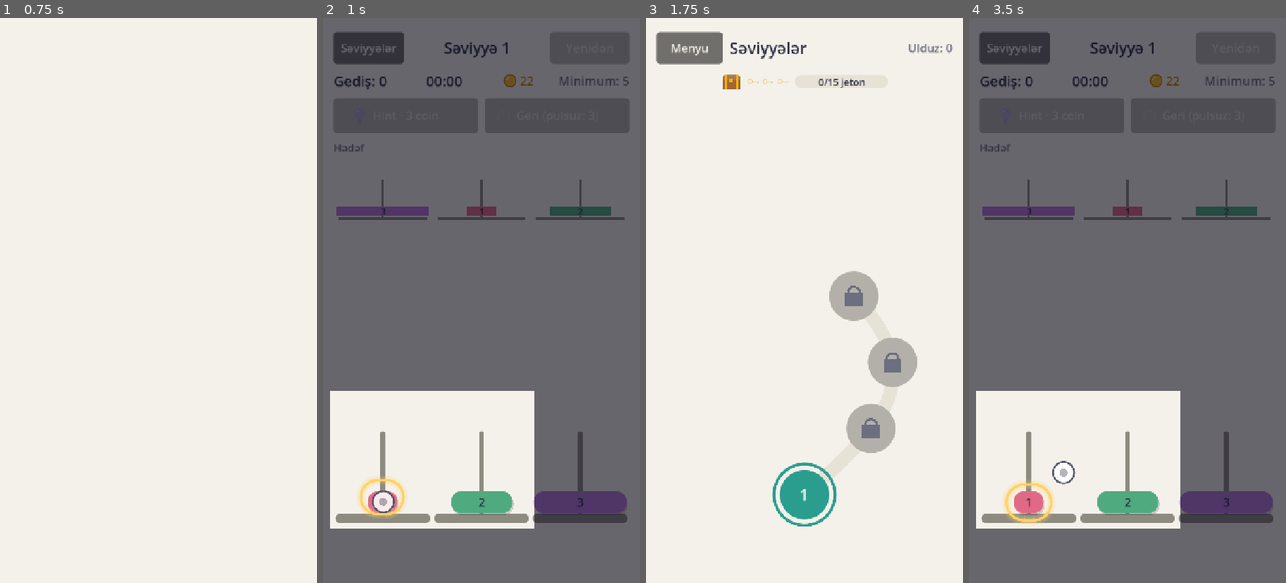
Above: before the commit, frames 1-4 (left to right).
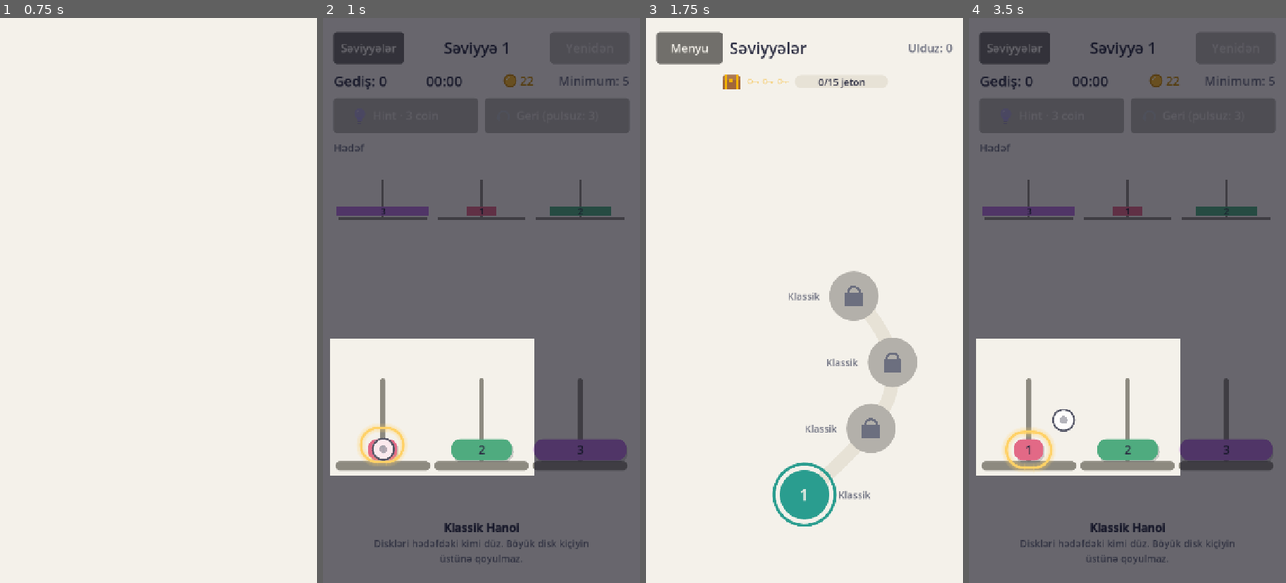
Above: after the commit, the same moments.

Repository: AtillaTegin/mindshift
Game: Godot game, scene res://scenes/main_menu.tscn
Same seed, same stepped clock (60 frames per second), same inputs: the game is played once before the commit and once after it.
Inputs:
- Up to frame 1 (0.75 s): click "Oyna" at 0.5 s
- Up to frame 2 (1 s): no input
- Up to frame 3 (1.75 s): click "Səviyyələr" at 1.25 s
- Up to frame 4 (3.5 s): click "Menyu" at 2 s; click "Oyna" at 2.75 s

Frame 1 is identical in both runs. In frame 2, 18% of the frame differs, in the area x 2-96%, y 56-97%; in frame 3, 0.3%; in frame 4, 19%.

Commit message:
Mode labels on the map and a rule panel under the board
Mode labels specification v1 (user answers: "· Ekspert" only on expert-tier
island stops, texts matched to the built rules, the balance shows its
tolerance):
- ModeTexts: one register, Level.lesson() -> label, name and rule keys in
  az.po (linked pegs already listed). RuleSet.RULE_IDS names every rule; a
  test fails when a level or a rule has no entry.
- PathMap: every stop carries its mode's short label beside it, on the side
  toward the middle, clear of stops, the road and the island marker.
- GameBoard: the mode's name (bold) and rule under the status line; the
  great exchange's and the balance's goal words moved there.
- Texts that differ from the document: classic ("hədəfdəki kimi"), Nine
  Rings (anything after disk 1), trail (its last two pegs).

Diff:
--- a/core/rule_set.gd
+++ b/core/rule_set.gd
@@ -61,6 +61,12 @@
 	return RuleSet.new(rules)
 
 
+## Every id create_rule() knows (a test keeps the two in step, and checks that
+## each mode has its texts in ModeTexts).
+const RULE_IDS: Array[String] = ["classic_hanoi", "alternation", "adjacent_pegs", "color_swap", "peg_capacity",
+		"foundation", "balance", "cyclic", "stripes", "chain", "mirror", "trail", "magnet"]
+
+
 ## Rule registry: a fresh rule for a level JSON id, or null if the id is unknown.
 static func create_rule(id: String) -> RuleBase:
 	match id:
--- a/scenes/game_board.tscn
+++ b/scenes/game_board.tscn
@@ -186,3 +186,25 @@
 horizontal_alignment = 1
 vertical_alignment = 1
 autowrap_mode = 3
+
+[node name="RulePanel" type="VBoxContainer" parent="Margin/Layout"]
+unique_name_in_owner = true
+layout_mode = 2
+size_flags_horizontal = 4
+theme_override_constants/separation = 2
+
+[node name="RuleName" type="Label" parent="Margin/Layout/RulePanel"]
+unique_name_in_owner = true
+custom_minimum_size = Vector2(540, 0)
+layout_mode = 2
+theme_override_font_sizes/font_size = 26
+horizontal_alignment = 1
+
+[node name="RuleText" type="Label" parent="Margin/Layout/RulePanel"]
+unique_name_in_owner = true
+custom_minimum_size = Vector2(540, 0)
+layout_mode = 2
+theme_type_variation = &"SecondaryLabel"
+theme_override_font_sizes/font_size = 22
+horizontal_alignment = 1
+autowrap_mode = 3
--- a/scripts/board_dress.gd
+++ b/scripts/board_dress.gd
@@ -91,17 +91,13 @@
 			CyclicRule.ID, StripesRule.ID, ChainRule.ID, MirrorRule.ID, TrailRule.ID, MagnetRule.ID]
 
 
-## The words that explain the goal before the first move (translated), or ""
-## when the preview says it all.
+## A note in the status line before the first move (translated), or "": the
+## foundation's keys in place. The mode's name and rule stand in the rule
+## panel below (ModeTexts).
 static func goal_text(level: Level) -> String:
-	match level.mechanic():
-		Difficulty.COLOR_SWAP:
-			return Languages.text("COLOR_SWAP_MIXED_GOAL" if level.lesson() == Level.COLOR_SWAP_MIXED else "COLOR_SWAP_GOAL")
-		BalanceRule.ID:
-			return Languages.text("BALANCE_LIMIT") % (_rule(level, BalanceRule.ID) as BalanceRule).tolerance
-		FoundationRule.ID:
-			var rule: FoundationRule = _rule(level, FoundationRule.ID) as FoundationRule
-			return Languages.text("FOUNDATION_PROGRESS") % [rule.keys_in_place(level.start), rule.keys.size()]
+	if level.mechanic() == FoundationRule.ID:
+		var rule: FoundationRule = _rule(level, FoundationRule.ID) as FoundationRule
+		return Languages.text("FOUNDATION_PROGRESS") % [rule.keys_in_place(level.start), rule.keys.size()]
 	return ""
 
 
--- a/scripts/game_board_controller.gd
+++ b/scripts/game_board_controller.gd
@@ -93,6 +93,10 @@
 @onready var _time_label: Label = %TimeLabel
 @onready var _min_label: Label = %MinLabel
 @onready var _status_label: Label = %StatusLabel
+## The mode's name (bold) and one-sentence rule under the board (mode labels
+## specification v1, section 2; texts from ModeTexts).
+@onready var _rule_name: Label = %RuleName
+@onready var _rule_text: Label = %RuleText
 @onready var _goal_preview: BoardPreview = %GoalPreview
 @onready var _board: Control = %Board
 @onready var _peg_layer: Control = %PegLayer
@@ -131,6 +135,10 @@
 	tutorial.enabled = tutorials_enabled
 	tutorial.setup(self, coaching, save_system)
 	add_child(tutorial)
+	var bold: FontVariation = FontVariation.new()
+	bold.base_font = _rule_name.get_theme_default_font()
+	bold.variation_embolden = 0.8
+	_rule_name.add_theme_font_override("font", bold)
 	_hint_button.pressed.connect(request_hint)
 	_undo_button.pressed.connect(request_undo)
 	_restart_button.pressed.connect(restart)
@@ -209,6 +217,8 @@
 	_goal_preview.position_state = level.goal
 	_level_label.text = LevelCatalog.level_title(level)
 	_min_label.text = tr("BOARD_MINIMUM") % level.min_moves
+	_rule_name.text = ModeTexts.name_of(level)
+	_rule_text.text = ModeTexts.rule_of(level)
 	_show_goal_words()
 	_refresh(false)
 	level_started.emit()
@@ -231,9 +241,9 @@
 	position_changed.emit()
 
 
-## A goal the preview alone does not tell is said in words before the first
-## move, on every attempt (BoardDress.goal_text; e.g. a great exchange is a
-## swap or a sorting of the two colours, not one tower). The caller refreshes.
+## A note before the first move, on every attempt (BoardDress.goal_text, e.g.
+## the foundation's keys in place); the mode's rule itself stands in the rule
+## panel. The caller refreshes.
 func _show_goal_words() -> void:
 	var words: String = BoardDress.goal_text(session.level)
 	if words.is_empty():
--- /dev/null
+++ b/scripts/mode_texts.gd
@@ -0,0 +1,67 @@
+class_name ModeTexts
+extends RefCounted
+## The one register of every mode ("rejim") the player meets (mode labels
+## specification v1, section 4): Level.lesson() -> the translation keys of its
+## short label on the level map, its name and its one-sentence rule under the
+## board. The level map and the board's rule panel read only this, and the
+## texts live in locale/az.po. Modes that are not built yet (linked pegs)
+## already have theirs. A test makes sure every mode the levels and the rule
+## registry can produce is listed here, so a new mode cannot be forgotten.
+
+## Level.lesson() -> [label key, name key, rule key] in az.po.
+const MODES: Dictionary = {
+	"classic": ["MODE_CLASSIC_LABEL", "MODE_CLASSIC_NAME", "MODE_CLASSIC_RULE"],
+	"covered_pegs": ["MODE_KARAKURI_LABEL", "MODE_KARAKURI_NAME", "MODE_KARAKURI_RULE"],
+	"alternation": ["MODE_NINE_RINGS_LABEL", "MODE_NINE_RINGS_NAME", "MODE_NINE_RINGS_RULE"],
+	"adjacent_pegs": ["MODE_CARAVAN_LABEL", "MODE_CARAVAN_NAME", "MODE_CARAVAN_RULE"],
+	"linked_pegs": ["MODE_LINKED_LABEL", "MODE_LINKED_NAME", "MODE_LINKED_RULE"],
+	"color_swap": ["MODE_SWAP_LABEL", "MODE_SWAP_NAME", "MODE_SWAP_RULE"],
+	"color_swap_mixed": ["MODE_SWAP_MIXED_LABEL", "MODE_SWAP_MIXED_NAME", "MODE_SWAP_MIXED_RULE"],
+	"peg_capacity": ["MODE_CAPACITY_LABEL", "MODE_CAPACITY_NAME", "MODE_CAPACITY_RULE"],
+	"foundation": ["MODE_FOUNDATION_LABEL", "MODE_FOUNDATION_NAME", "MODE_FOUNDATION_RULE"],
+	"stripes": ["MODE_STRIPES_LABEL", "MODE_STRIPES_NAME", "MODE_STRIPES_RULE"],
+	"balance": ["MODE_BALANCE_LABEL", "MODE_BALANCE_NAME", "MODE_BALANCE_RULE"],
+	"chain": ["MODE_CHAIN_LABEL", "MODE_CHAIN_NAME", "MODE_CHAIN_RULE"],
+	"cyclic": ["MODE_CYCLIC_LABEL", "MODE_CYCLIC_NAME", "MODE_CYCLIC_RULE"],
+	"mirror": ["MODE_MIRROR_LABEL", "MODE_MIRROR_NAME", "MODE_MIRROR_RULE"],
+	"trail": ["MODE_TRAIL_LABEL", "MODE_TRAIL_NAME", "MODE_TRAIL_RULE"],
+	"magnet": ["MODE_MAGNET_LABEL", "MODE_MAGNET_NAME", "MODE_MAGNET_RULE"],
+}
+
+
+static func has(lesson: String) -> bool:
+	return MODES.has(lesson)
+
+
+## The translation keys of `lesson`'s label, name and rule.
+static func label_key(lesson: String) -> String:
+	return MODES[lesson][0]
+
+
+static func name_key(lesson: String) -> String:
+	return MODES[lesson][1]
+
+
+static func rule_key(lesson: String) -> String:
+	return MODES[lesson][2]
+
+
+## The short label on the level map (translated).
+static func label(lesson: String) -> String:
+	return Languages.text(label_key(lesson))
+
+
+## The mode's name (translated), the first line of the rule panel.
+static func name_of(level: Level) -> String:
+	return Languages.text(name_key(level.lesson()))
+
+
+## The mode's rule for `level` (translated), the second line of the rule
+## panel; the balance names its level's tolerance.
+static func rule_of(level: Level) -> String:
+	var text: String = Languages.text(rule_key(level.lesson()))
+	if level.mechanic() == BalanceRule.ID:
+		for rule: RuleBase in level.get_rule_set().active_rules:
+			if rule is BalanceRule:
+				return text % (rule as BalanceRule).tolerance
+	return text
--- a/scripts/path_map.gd
+++ b/scripts/path_map.gd
@@ -5,6 +5,9 @@
 ## It shows every level up to the furthest one reached plus LOCKED_AHEAD locked
 ## stops; the rest of the road stays out of sight. On the main road the island
 ## (the side branch) appears as a marker beside the stop that opened it.
+## Every stop carries its mode's short label beside it (mode labels
+## specification v1, section 1: ModeTexts), on the island with "· Ekspert" for
+## an expert level (user decision 2026-10-15: only those).
 ## Lives inside a vertical ScrollContainer; its height grows with the road.
 
 signal level_pressed(track: String, position: int)
@@ -21,10 +24,17 @@
 ## Free space below the first and above the last stop.
 const END_SPACE: float = 120.0
 const ISLAND_SIZE: Vector2 = Vector2(190, 96)
+## A stop's mode label: its font size and its gap from the stop (clear of the
+## current stop's ring).
+const LABEL_FONT_SIZE: int = 22
+const LABEL_GAP: float = STOP_SIZE * 0.62 + 8.0
+const LABEL_MARGIN: float = 4.0
 
 var track: String = LevelCatalog.MAIN
 
 var _cells: Array[LevelCell] = []
+## The mode label of each shown stop.
+var _labels: Array[Label] = []
 var _island: Button
 ## Next level to play on this track (0: none) and the last completed stop in a row from 1.
 var _current: int = 0
@@ -38,6 +48,7 @@
 		remove_child(child)
 		child.queue_free()
 	_cells.clear()
+	_labels.clear()
 	_island = null
 	var length: int = LevelCatalog.track_length(track)
 	var furthest: int = 0
@@ -65,6 +76,13 @@
 		cell.pressed.connect(func() -> void: level_pressed.emit(track, position))
 		add_child(cell)
 		_cells.append(cell)
+		var label: Label = Label.new()
+		label.text = stop_label(track, position)
+		label.theme_type_variation = &"SecondaryLabel"
+		label.add_theme_font_size_override("font_size", LABEL_FONT_SIZE)
+		label.mouse_filter = Control.MOUSE_FILTER_IGNORE
+		add_child(label)
+		_labels.append(label)
 	if track == LevelCatalog.MAIN and LevelCatalog.is_branch_open(save) and LevelCatalog.branch_after() <= shown:
 		_island = PolishedButton.new()
 		_island.text = "MAP_ISLAND"
@@ -82,6 +100,20 @@
 	return _cells.size()
 
 
+## The mode label of the stop at `position` on `p_track`: its mode's short
+## name, plus "· Ekspert" for an expert level on the island.
+static func stop_label(p_track: String, position: int) -> String:
+	var text: String = ModeTexts.label(LevelCatalog.lesson_at(p_track, position))
+	if p_track == LevelCatalog.BRANCH and Difficulty.tier_of_id(LevelCatalog.level_id_at(p_track, position)) == "expert":
+		text += " " + Languages.text("MAP_EXPERT_SUFFIX")
+	return text
+
+
+## The label beside the stop of `position` (1-based), or null if not shown.
+func get_label(position: int) -> Label:
+	return _labels[position - 1] if position >= 1 and position <= _labels.size() else null
+
+
 ## The stop of `position` (1-based), or null if it is not shown.
 func get_cell(position: int) -> LevelCell:
 	return _cells[position - 1] if position >= 1 and position <= _cells.size() else null
@@ -115,6 +147,32 @@
 		_cells[i].position = stop_center(i + 1) - _cells[i].size * 0.5
 	if _island != null:
 		_island.position = _island_center() - ISLAND_SIZE * 0.5
+	for i: int in _labels.size():
+		_labels[i].size = _labels[i].get_combined_minimum_size()
+		_labels[i].position = _label_position(i + 1, _labels[i].size)
+
+
+## Where the label of stop `position` goes: level with the stop, on the side
+## toward the middle of the map (the road leaves the stop up and down, so that
+## side is free at the stop's height), alternating for a stop in the middle,
+## on the far side of the island marker; on the other side if it does not
+## fit, under the stop if neither does.
+func _label_position(position: int, label_size: Vector2) -> Vector2:
+	var center: Vector2 = stop_center(position)
+	var middle: float = size.x * 0.5
+	var right_side: bool = center.x < middle - 1.0 or (absf(center.x - middle) <= 1.0 and position % 2 == 1)
+	if _island != null and position == LevelCatalog.branch_after():
+		right_side = _island_center().x < center.x
+	var top: float = center.y - label_size.y * 0.5
+	var right: Vector2 = Vector2(center.x + LABEL_GAP, top)
+	var left: Vector2 = Vector2(center.x - LABEL_GAP - label_size.x, top)
+	var fits_right: bool = right.x + label_size.x <= size.x - LABEL_MARGIN
+	var fits_left: bool = left.x >= LABEL_MARGIN
+	if (right_side and fits_right) or (fits_right and not fits_left):
+		return right
+	if fits_left:
+		return left
+	return Vector2(center.x - label_size.x * 0.5, center.y + STOP_SIZE * 0.5 + LABEL_MARGIN)
 
 
 ## Beside the stop that opens the island, on the side the road swings away from.
--- a/tests/test_color_swap.gd
+++ b/tests/test_color_swap.gd
@@ -186,9 +186,10 @@
 	assert_eq(board.get_board_skin().skin, "caravan")
 	var preview: BoardPreview = board.get_node("%GoalPreview")
 	assert_eq(preview.disk_palette.size(), level.get_disk_count(), "the goal shows the same disks")
-	var status: Label = board.get_node("%StatusLabel")
-	assert_eq(status.text, tr("COLOR_SWAP_MIXED_GOAL" if level.lesson() == Level.COLOR_SWAP_MIXED else "COLOR_SWAP_GOAL"))
-	assert_eq(status.theme_type_variation, &"SecondaryLabel", "a calm explanation")
+	# The goal is told by the rule panel under the board (mode labels v1).
+	var mixed: bool = level.lesson() == Level.COLOR_SWAP_MIXED
+	assert_eq((board.get_node("%RuleName") as Label).text, tr("MODE_SWAP_MIXED_NAME" if mixed else "MODE_SWAP_NAME"))
+	assert_eq((board.get_node("%RuleText") as Label).text, tr("MODE_SWAP_MIXED_RULE" if mixed else "MODE_SWAP_RULE"))
 	for move: Move in level.solution_path:
 		board.on_peg_pressed(move.from_peg)
 		board.on_peg_pressed(move.to_peg)
--- /dev/null
+++ b/tests/test_mode_texts.gd
@@ -0,0 +1,123 @@
+extends "res://tests/test_case.gd"
+## Mode labels specification v1 (2026-10-15): every mode has a short label
+## beside its stops on the level map and a name and rule under the board, all
+## from one register (ModeTexts). A mode the levels or the rule registry can
+## produce without an entry there fails here, so none is ever forgotten.
+
+const SAVE_PATH: String = "res://.test_saves/test_mode_texts_save.json"
+const MAIN: String = LevelCatalog.MAIN
+const BRANCH: String = LevelCatalog.BRANCH
+const SELECT_SCENE: PackedScene = preload("res://scenes/level_select.tscn")
+## The rule panel's width and font sizes (scenes/game_board.tscn).
+const PANEL_WIDTH: float = 540.0
+const NAME_FONT_SIZE: int = 26
+const RULE_FONT_SIZE: int = 22
+
+var _nodes: Array[Node] = []
+
+
+func after_each() -> void:
+	for node: Node in _nodes:
+		node.get_parent().remove_child(node)
+		node.free()
+	_nodes.clear()
+	if FileAccess.file_exists(SAVE_PATH):
+		DirAccess.remove_absolute(SAVE_PATH)
+
+
+func _add(node: Node) -> Node:
+	(Engine.get_main_loop() as SceneTree).root.add_child(node)
+	_nodes.append(node)
+	return node
+
+
+func test_every_mode_in_the_game_is_registered() -> void:
+	# Every level on the path, both tracks.
+	var lessons: Dictionary = {}
+	for track: String in LevelCatalog.TRACKS:
+		for position: int in range(1, LevelCatalog.track_length(track) + 1):
+			lessons[LevelCatalog.lesson_at(track, position)] = true
+	# Every rule the registry can create (the mixed great exchange is a mode of its own).
+	for id: String in RuleSet.RULE_IDS:
+		var rule: RuleBase = RuleSet.create_rule(id)
+		assert_not_null(rule, "%s is in create_rule()" % id)
+		assert_eq(rule.get_id(), id)
+		lessons[Level.CLASSIC if id == ClassicHanoiRule.ID else id] = true
+	lessons[Level.COLOR_SWAP_MIXED] = true
+	assert_null(RuleSet.create_rule("no_such_rule"))
+	for lesson: String in lessons:
+		assert_true(ModeTexts.has(lesson), "%s has its label, name and rule" % lesson)
+
+
+func test_every_register_entry_has_its_three_texts() -> void:
+	for lesson: String in ModeTexts.MODES:
+		for key: String in [ModeTexts.label_key(lesson), ModeTexts.name_key(lesson), ModeTexts.rule_key(lesson)]:
+			assert_ne(Languages.text(key), key, "%s is in az.po" % key)
+
+
+func test_names_take_one_line_and_rules_at_most_two() -> void:
+	var font: Font = ThemeDB.fallback_font
+	for lesson: String in ModeTexts.MODES:
+		var name: String = Languages.text(ModeTexts.name_key(lesson))
+		assert_true(font.get_string_size(name, HORIZONTAL_ALIGNMENT_CENTER, -1, NAME_FONT_SIZE).x <= PANEL_WIDTH,
+				"%s: the name fits one line" % lesson)
+		var rule: String = Languages.text(ModeTexts.rule_key(lesson)).replace("%d", "10")
+		var lines: float = font.get_multiline_string_size(rule, HORIZONTAL_ALIGNMENT_CENTER, PANEL_WIDTH, RULE_FONT_SIZE).y \
+				/ font.get_height(RULE_FONT_SIZE)
+		assert_true(lines <= 2.01, "%s: the rule takes %.1f lines" % [lesson, lines])
+
+
+func test_every_stop_on_the_map_carries_its_mode() -> void:
+	var save: SaveSystem = SaveSystem.new(SAVE_PATH)
+	for position: int in range(1, 91):
+		save.completed_levels[str(LevelCatalog.level_id_at(MAIN, position))] = {"stars": 1, "best_moves": 99, "best_time_seconds": 9}
+	var screen: Control = SELECT_SCENE.instantiate()
+	screen.save_system = save
+	_add(screen)
+	var map: PathMap = screen.get_map()
+	# The phone's map width (headless runs have no real window size).
+	map.size = Vector2(672.0, map.custom_minimum_size.y)
+	var stops: Array[Rect2] = []
+	for position: int in range(1, map.shown_count() + 1):
+		var cell: LevelCell = map.get_cell(position)
+		stops.append(Rect2(cell.position, cell.size))
+	for position: int in range(1, map.shown_count() + 1):
+		var label: Label = map.get_label(position)
+		assert_eq(label.text, ModeTexts.label(LevelCatalog.lesson_at(MAIN, position)), "main %d" % position)
+		var rect: Rect2 = Rect2(label.position, label.size)
+		assert_true(rect.position.x >= 0.0 and rect.end.x <= map.size.x, "main %d: inside the map" % position)
+		for stop: Rect2 in stops:
+			assert_false(rect.intersects(stop), "main %d: clear of every stop" % position)
+	var island: Button = map.get_island_button()
+	if island != null:
+		assert_false(Rect2(map.get_label(LevelCatalog.branch_after()).position, map.get_label(LevelCatalog.branch_after()).size)
+				.intersects(Rect2(island.position, island.size)), "clear of the island marker")
+
+
+func test_island_labels_name_expert_levels_only() -> void:
+	var experts: int = 0
+	for position: int in range(1, LevelCatalog.track_length(BRANCH) + 1):
+		var text: String = PathMap.stop_label(BRANCH, position)
+		var expert: bool = Difficulty.tier_of_id(LevelCatalog.level_id_at(BRANCH, position)) == "expert"
+		assert_eq(text.ends_with(Languages.text("MAP_EXPERT_SUFFIX")), expert, "island %d: %s" % [position, text])
+		experts += 1 if expert else 0
+	assert_true(experts > 0 and experts < LevelCatalog.track_length(BRANCH), "the island mixes expert and other levels")
+	for position: int in range(1, 30):
+		assert_false(PathMap.stop_label(MAIN, position).contains(Languages.text("MAP_EXPERT_SUFFIX")), "never on the main road")
+
+
+func test_rule_panel_shows_the_mode_under_the_board() -> void:
+	var board: GameBoard = (load("res://scenes/game_board.tscn") as PackedScene).instantiate()
+	board.save_system = SaveSystem.new(SAVE_PATH)
+	board.tutorials_enabled = false
+	board.background_hints = false
+	board.level_path = ""
+	_add(board)
+	board.start_level(LevelCatalog.load_at(MAIN, 5))
+	assert_eq((board.get_node("%RuleName") as Label).text, tr("MODE_CLASSIC_NAME"))
+	assert_eq((board.get_node("%RuleText") as Label).text, tr("MODE_CLASSIC_RULE"))
+	var balance: Level = LevelCatalog.load_at(MAIN, PathBuilder.CHAPTER_STARTS[BalanceRule.ID])
+	board.start_level(balance)
+	var tolerance: int = (balance.get_rule_set().active_rules[1] as BalanceRule).tolerance
+	assert_eq((board.get_node("%RuleText") as Label).text, tr("MODE_BALANCE_RULE") % tolerance, "the balance names its limit")
+	assert_eq((board.get_node("%StatusLabel") as Label).text, "", "the rule is not repeated in the status line")
Not shown, changed: locale/az.po
Not shown, changed: locale/en.po
Not shown, changed: locale/ru.po
Not shown, changed: locale/tr.po
Not shown, added: scripts/mode_texts.gd.uid
Not shown, added: tests/test_mode_texts.gd.uid
